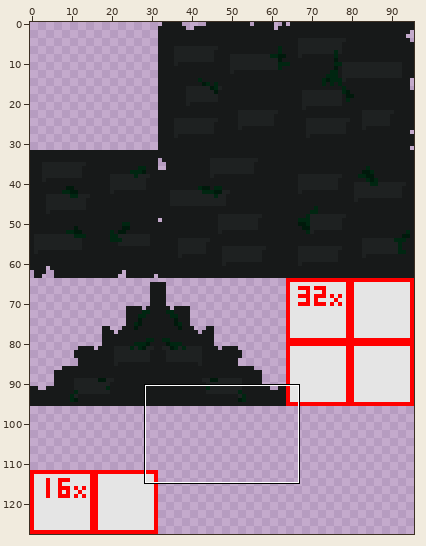
Sprite sheet -- prjVenomBite/sprites/metalGround_spr/4670ce63-4b16-42f6-aabc-7a216458cc09.png. The first picture is a wide view before the edit; the outline marks the close-up.
Close-up. Before the edit:
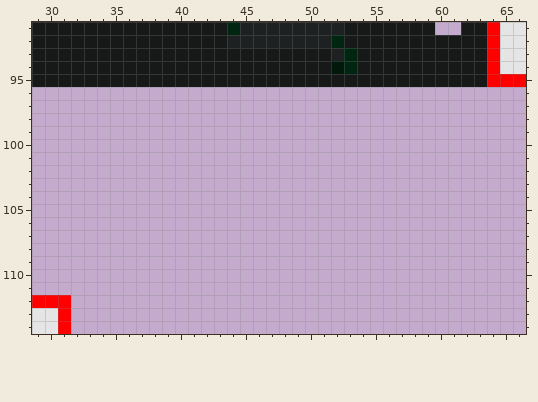
The file is 96x128 pixels. Colours within 5 levels of each other are drawn and written as one. Shown: x 29..66, y 91..114.
And afterwards:
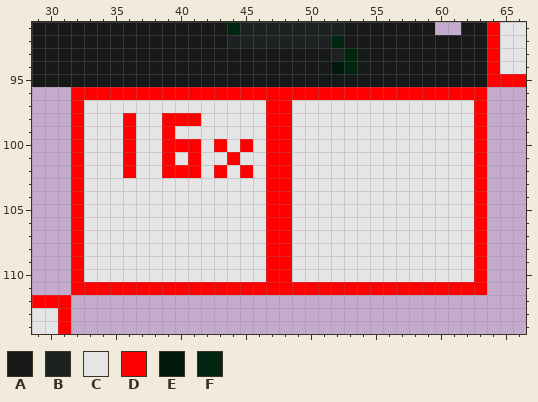
Palette (. is transparent): A #171919  B #1e2121  C #e5e5e5  D #ff0000  E #00190b  F #002611
Difference:
The edit adds colour C in row 97 at x 33 to 46 and 49 to 62; in row 98 at x 33 to 35, 37 to 38, 42 to 46 and 49 to 62; in row 99 at x 33 to 35, 37 to 38, 40 to 46 and 49 to 62; in row 100 at x 33 to 35, 37 to 38, 42, 44, 46 and 49 to 62; in row 101 at x 33 to 35, 37 to 38, 40, 42 to 43, 45 to 46 and 49 to 62; in row 102 at x 33 to 35, 37 to 38, 42, 44, 46 and 49 to 62.
The edit adds colour C in rows 103 to 110 at x 33 to 46 and 49 to 62.
The edit adds colour D in row 96 at x 32 to 63; in row 97 at x 32, 47 to 48 and 63; in row 98 at x 32, 36, 39 to 41, 47 to 48 and 63; in row 99 at x 32, 36, 39, 47 to 48 and 63; in row 100 at x 32, 36, 39 to 41, 43, 45, 47 to 48 and 63; in row 101 at x 32, 36, 39, 41, 44, 47 to 48 and 63.
The edit adds colour D in row 102 at x 32, 36, 39 to 41, 43, 45, 47 to 48 and 63; in rows 103 to 110 at x 32, 47 to 48 and 63; in row 111 at x 32 to 63.
